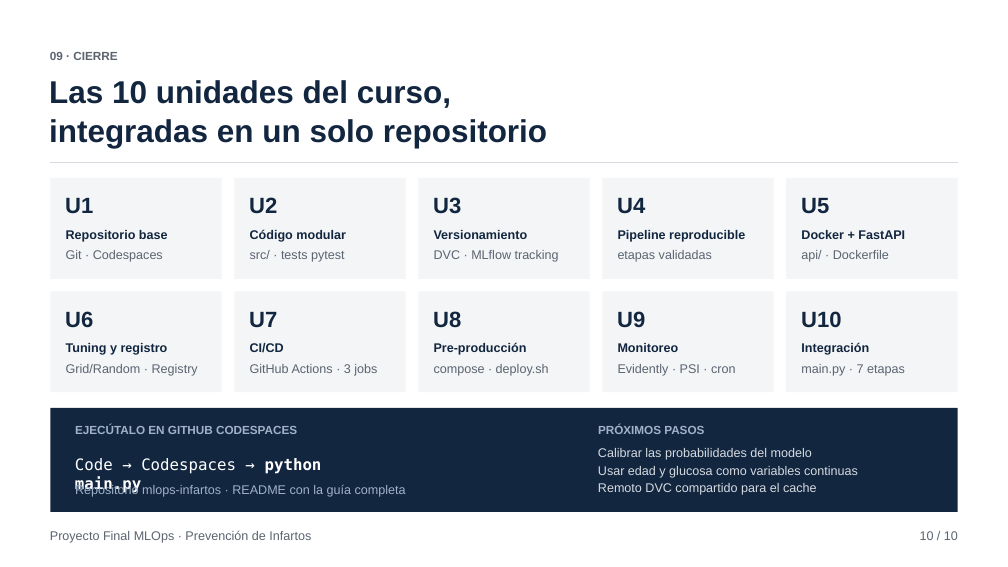
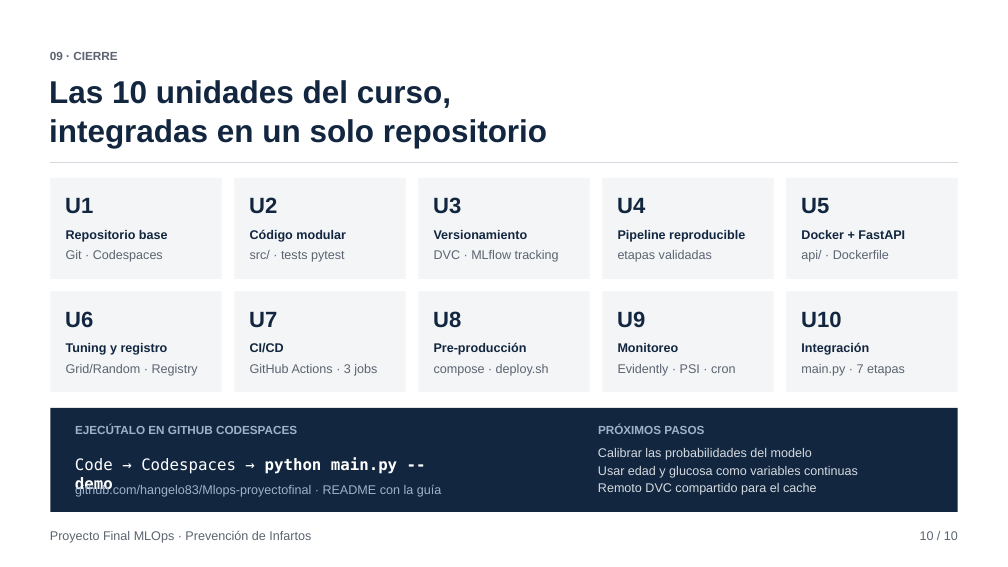
Before and after one commit to hangelo83/Mlops-proyectofinal, a slide deck: slide 10 of docs/presentacion_mlops_infartos.pptx. Drawn at 1008x567 pixels with LibreOffice and Linux fonts; fonts in the diff are those of the drawing. Boxes give left, top, right and bottom in pixels: in the first picture for what was removed or moved away, otherwise in the second. Text is boxed around its words. In the diff, an @@ line names an element or a change of style, - is before the commit and + after.

Commit message:
Presentación: comando python main.py --demo y URL real del repositorio
Láminas 5 y 10 y sus notas; diseño sin cambios.

```diff
--- a/docs/presentacion_mlops_infartos.pptx
+++ b/docs/presentacion_mlops_infartos.pptx
@@ text at (75,457,397,493): text changed; bold on @@
-Code → Codespaces → python main.py
+Code → Codespaces → python main.py --demo
@@ text at (75,484,441,497): text changed @@
-Repositorio mlops-infartos · README con la guía completa
+github.com/hangelo83/Mlops-proyectofinal · README con la guía
```
Also in this commit, not shown: 1 other slide changed.
